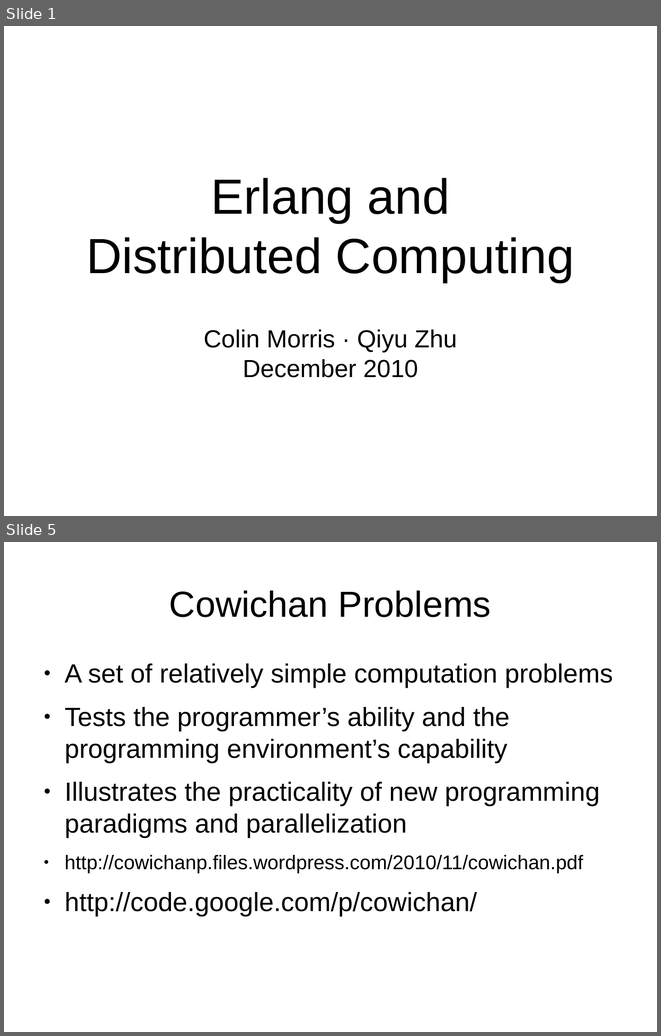
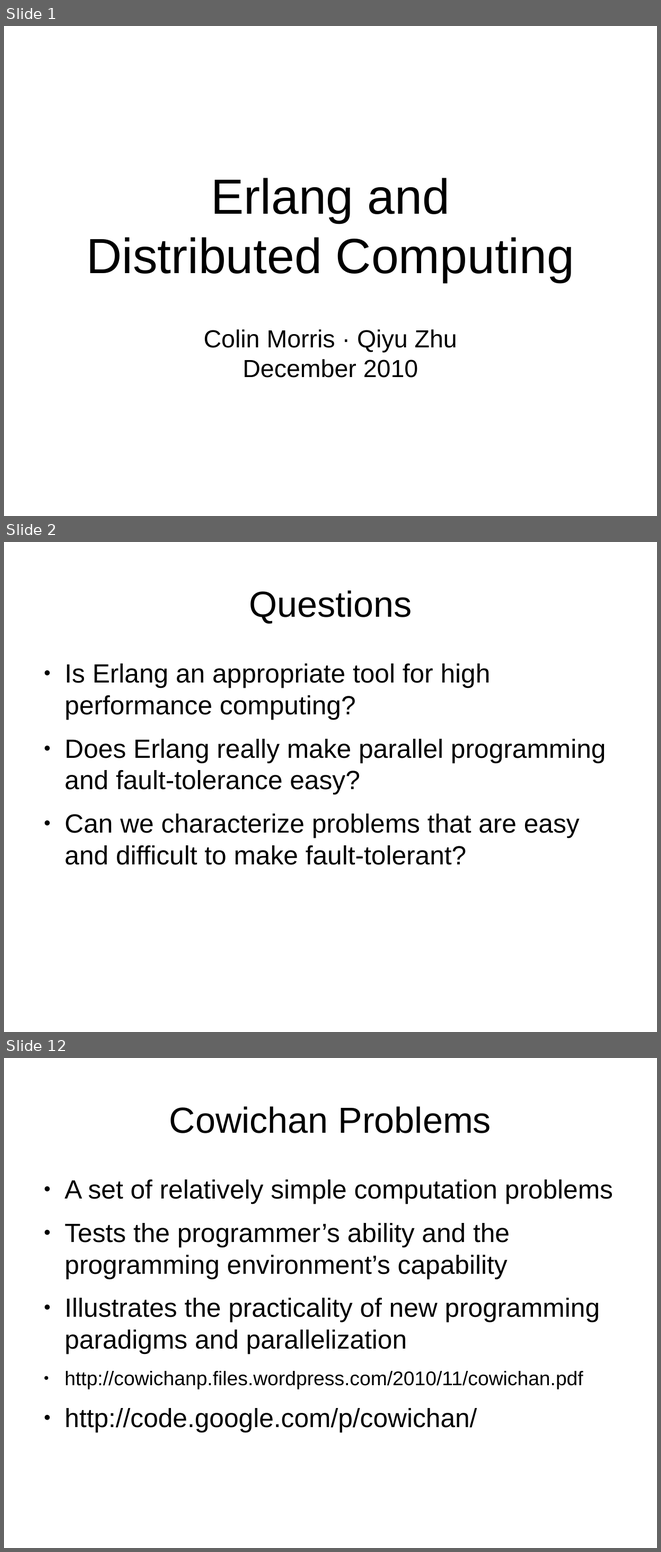
Before and after one commit to FractalDesigns/cowichan-1, a slide deck: miscellaneous/2010-12/slides.odp. Shown one above the other, each under a label of ours: slides 1 and 5 before the commit, slides 1, 2 and 12 after it; the slides between them are not shown. The pictures are 661x1036 and 661x1552 pixels, drawn with LibreOffice and Linux fonts; fonts in the diff are those of the drawing; background and template pictures are left out. Boxes give left, top, right and bottom in pixels: in the first picture for what was removed or moved away, otherwise in the second. Text is boxed around its words. In the diff, an @@ line names an element or a change of style, - is before the commit and + after.

```diff
--- a/miscellaneous/2010-12/slides.odp
+++ b/miscellaneous/2010-12/slides.odp
@@ slide 2 added at bbox=[4, 542, 657, 1032], background picture (left out) @@
@@ title added at bbox=[249, 590, 412, 623], 44 pt, text #000000 @@
+Questions
@@ text added at bbox=[64, 663, 606, 865], 32 pt, text #000000 @@
+● Is Erlang an appropriate tool for high performance computing?
+● Does Erlang really make parallel programming and fault-tolerance easy?
+● Can we characterize problems that are easy and difficult to make fault-tolerant?
@@ what was slide 5 is now slide 12 @@
```
Also in this commit, not shown: 3 slides changed, 18 other slides added, 4 slides removed, 1 other file.
